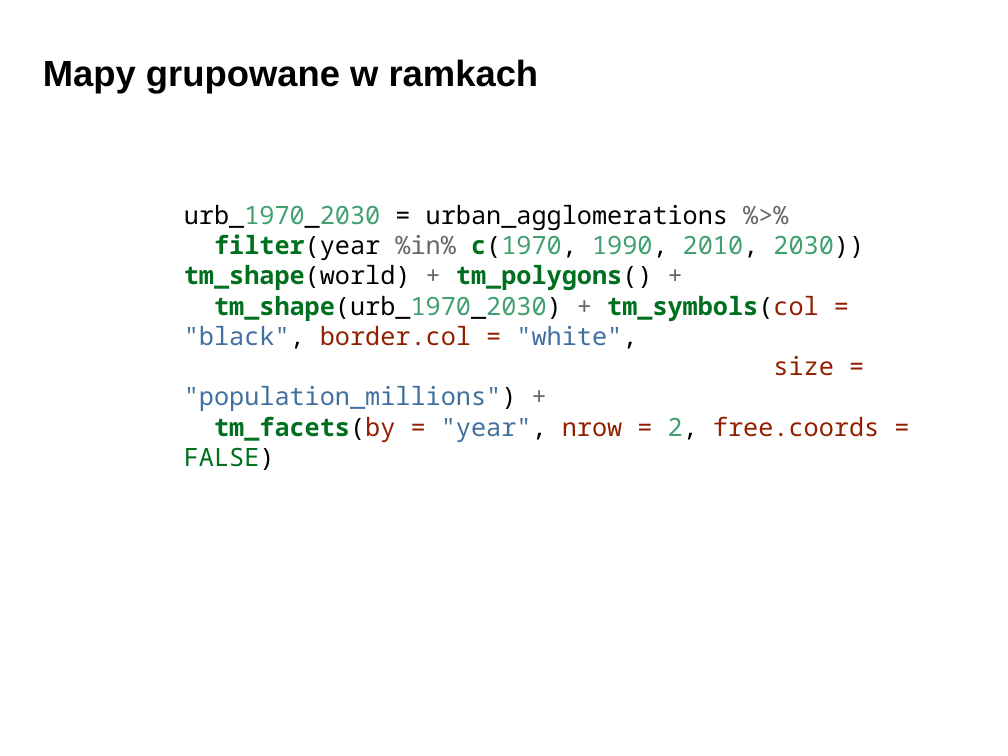
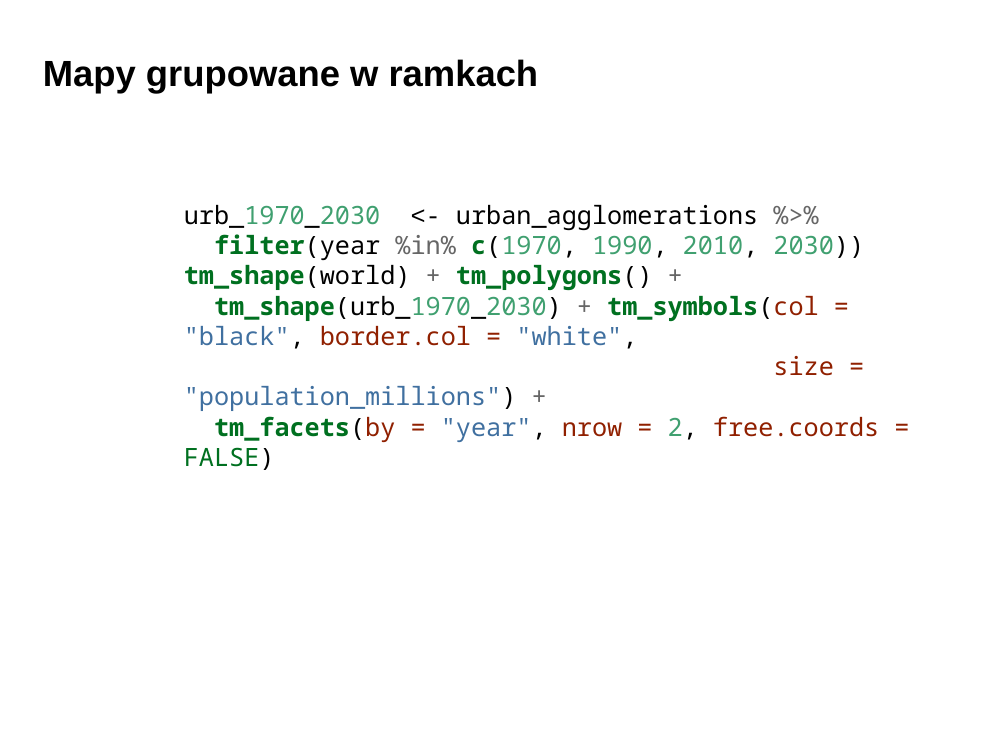
Before and after one commit to dabrowskia/ADP2020, a slide deck: slide 50 of presentations/Analiza Danych Przestrzennych 03.pptx. Drawn at 1008x756 pixels with LibreOffice and Linux fonts; fonts in the diff are those of the drawing; background and template pictures are left out. Boxes give left, top, right and bottom in pixels: in the first picture for what was removed or moved away, otherwise in the second. Text is boxed around its words. In the diff, an @@ line names an element or a change of style, - is before the commit and + after.

```diff
--- a/presentations/Analiza Danych Przestrzennych 03.pptx
+++ b/presentations/Analiza Danych Przestrzennych 03.pptx
@@ text at (184,205,879,470): text changed @@
-urb_1970_2030 = urban_agglomerations %>%
-filter(year %in% c(1970, 1990, 2010, 2030))
-tm_shape(world) + tm_polygons() +
-tm_shape(urb_1970_2030) + tm_symbols(col = "black", border.col = "white",
-size = "population_millions") +
-tm_facets(by = "year", nrow = 2, free.coords = FALSE)
+urb_1970_2030 <- urban_agglomerations %>%
+filter(year %in% c(1970, 1990, 2010, 2030))
+tm_shape(world) + tm_polygons() +
+tm_shape(urb_1970_2030) + tm_symbols(col = "black", border.col = "white",
+size = "population_millions") +
+tm_facets(by = "year", nrow = 2, free.coords = FALSE)
```
Also in this commit, not shown: 14 other slides changed, 2 other files.
